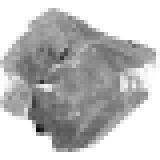
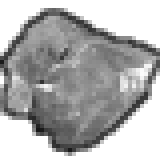
Revision of a layered 160px x 160px image; what changed, layer by layer:
added layer "outline" above "Pasted Layer" over bbox(0, 8, 160, 156)
